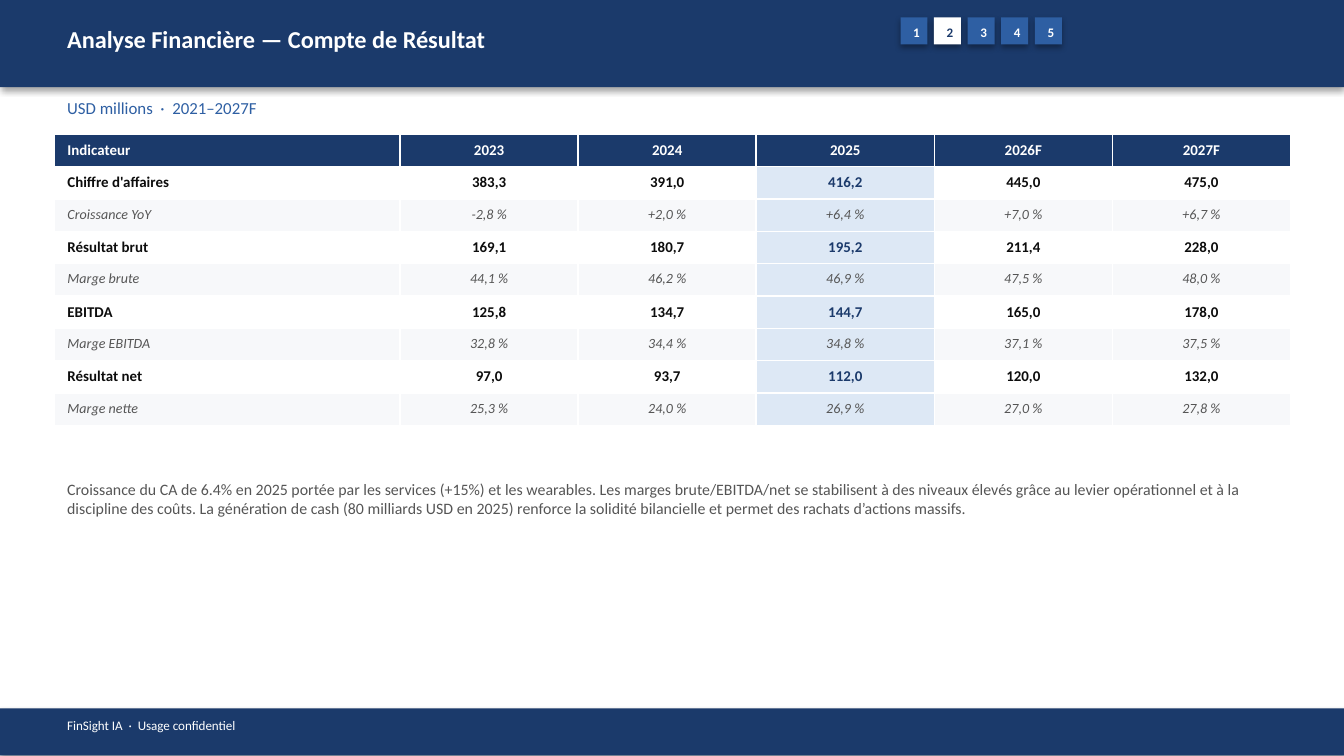
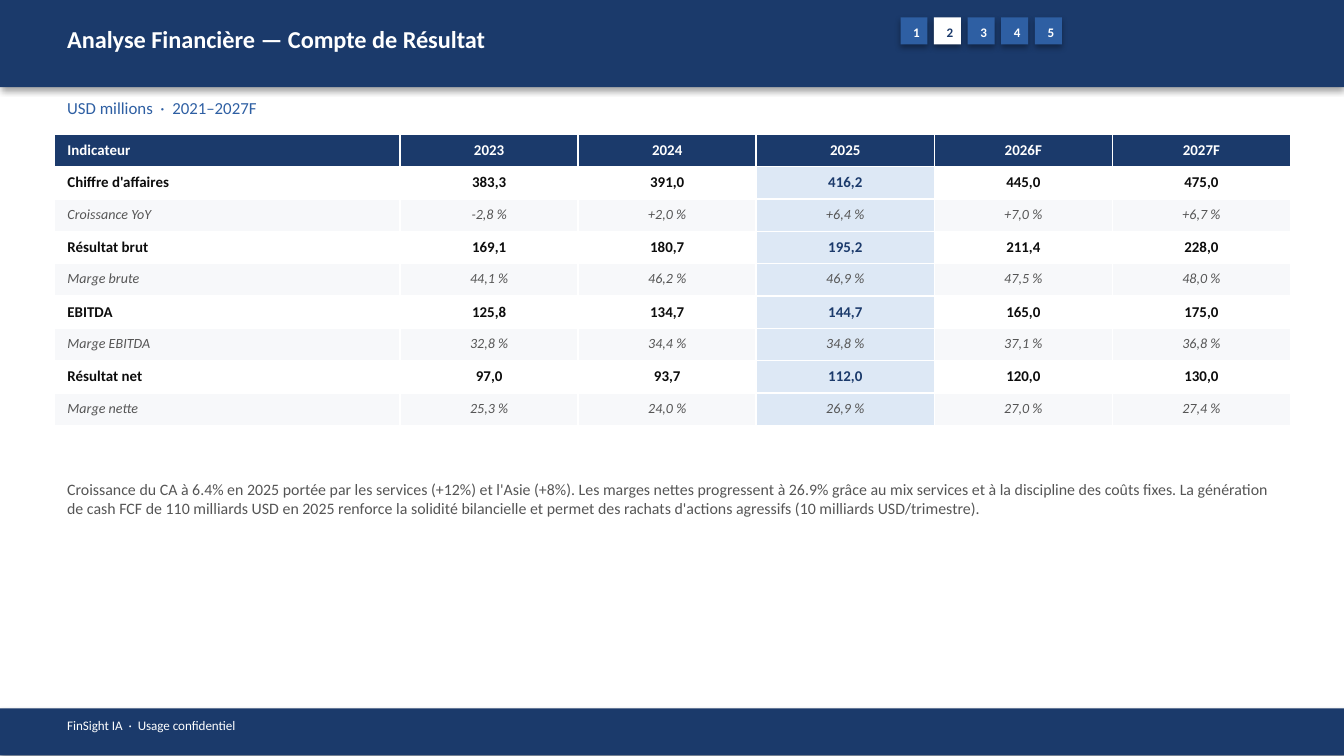
Before and after one commit to baptistejeh07-art/finsight-ia, a slide deck: slide 8 of preview/AAPL/AAPL_pitchbook.pptx. Drawn at 1344x756 pixels with LibreOffice and Linux fonts; fonts in the diff are those of the drawing. Boxes give left, top, right and bottom in pixels: in the first picture for what was removed or moved away, otherwise in the second. Text is boxed around its words. In the diff, an @@ line names an element or a change of style, - is before the commit and + after.

```diff
--- a/preview/AAPL/AAPL_pitchbook.pptx
+++ b/preview/AAPL/AAPL_pitchbook.pptx
@@ table at (54, 134, 1288, 426) @@
-row 6, column 6: 178,0
+row 6, column 6: 175,0
-row 7, column 6: 37,5 %
+row 7, column 6: 36,8 %
-row 8, column 6: 132,0
+row 8, column 6: 130,0
-row 9, column 6: 27,8 %
+row 9, column 6: 27,4 %
@@ text at (67, 483, 1268, 517): text changed @@
-Croissance du CA de 6.4% en 2025 portée par les services (+15%) et les wearables. Les marges brute/EBITDA/net se stabilisent à des niveaux élevés grâce au levier opérationnel et à la discipline des coûts. La génération de cash (80 milliards USD en 2025) renforce la solidité bilancielle et permet des rachats d’actions massifs.
+Croissance du CA à 6.4% en 2025 portée par les services (+12%) et l'Asie (+8%). Les marges nettes progressent à 26.9% grâce au mix services et à la discipline des coûts fixes. La génération de cash FCF de 110 milliards USD en 2025 renforce la solidité bilancielle et permet des rachats d'actions agressifs (10 milliards USD/trimestre).
```
Also in this commit, not shown: 12 other slides changed, 4 other files.
